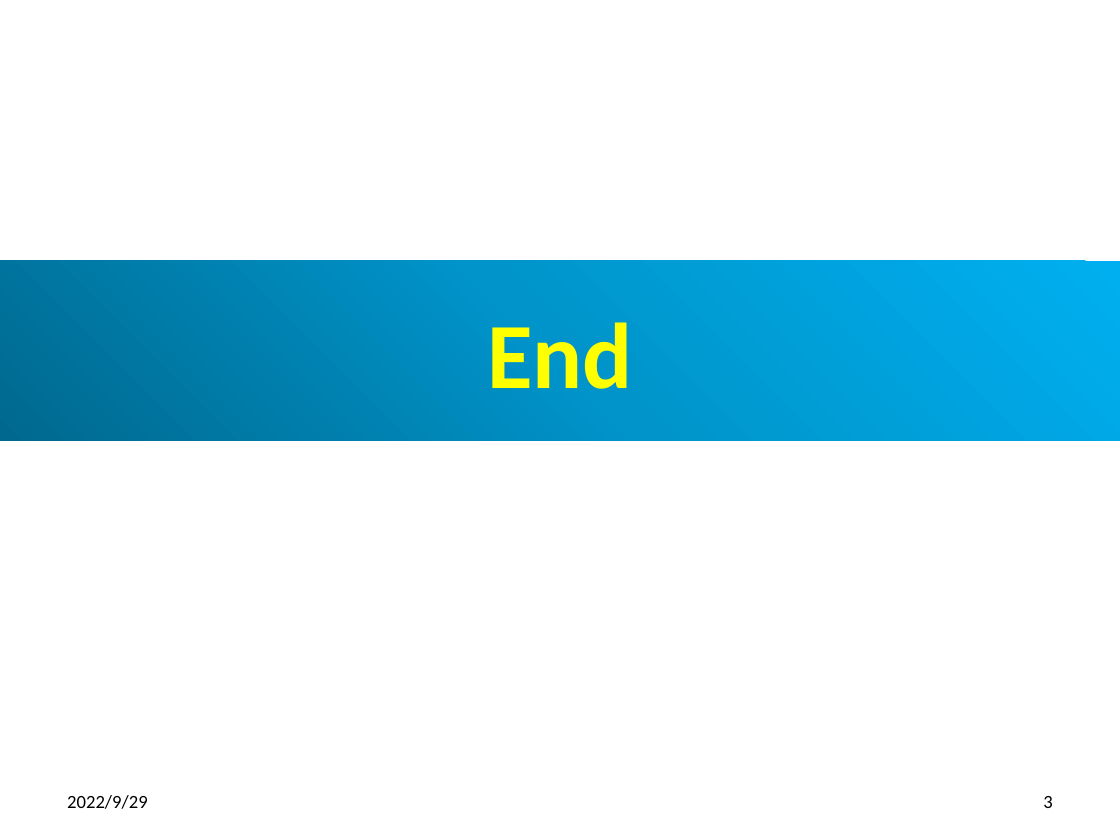
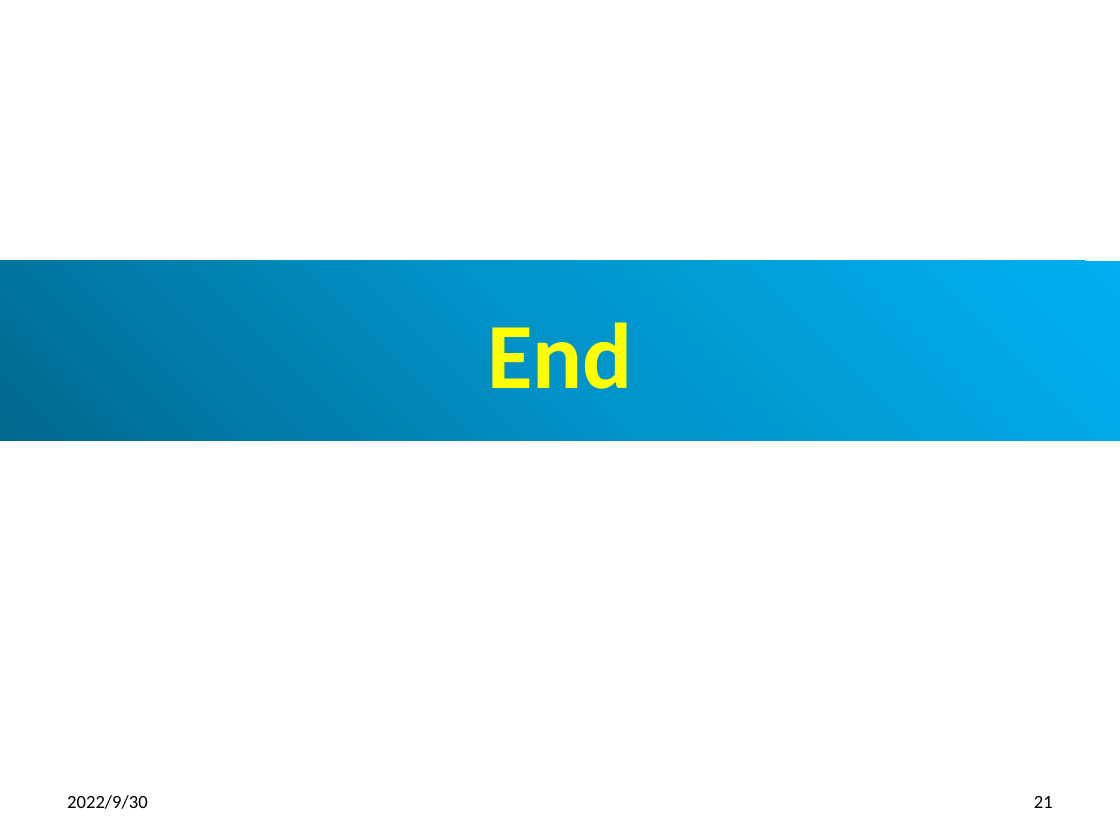
Before and after one commit to peterhchen/012_CPP_STL, a slide deck: slide 21 of 23_Sort.pptx (slide 3 before the commit). Drawn at 1120x840 pixels with LibreOffice and Linux fonts; fonts in the diff are those of the drawing. Boxes give left, top, right and bottom in pixels: in the first picture for what was removed or moved away, otherwise in the second. Text is boxed around its words. In the diff, an @@ line names an element or a change of style, - is before the commit and + after.

```diff
--- a/23_Sort.pptx
+++ b/23_Sort.pptx
@@ text at (67,795,148,809): text changed @@
-2022/9/29
+2022/9/30
@@ page number at (1034,796,1053,808): text changed @@
-3
+21
```
Also in this commit, not shown: 2 other slides changed, 18 slides added, 4 other files.
